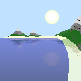
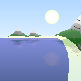
Layers edited between the first and the second 81×81 image:
painted on "reflection copy" over <box>0,0,81,81</box>
painted on "bootsplash.png" over <box>0,0,81,51</box>
